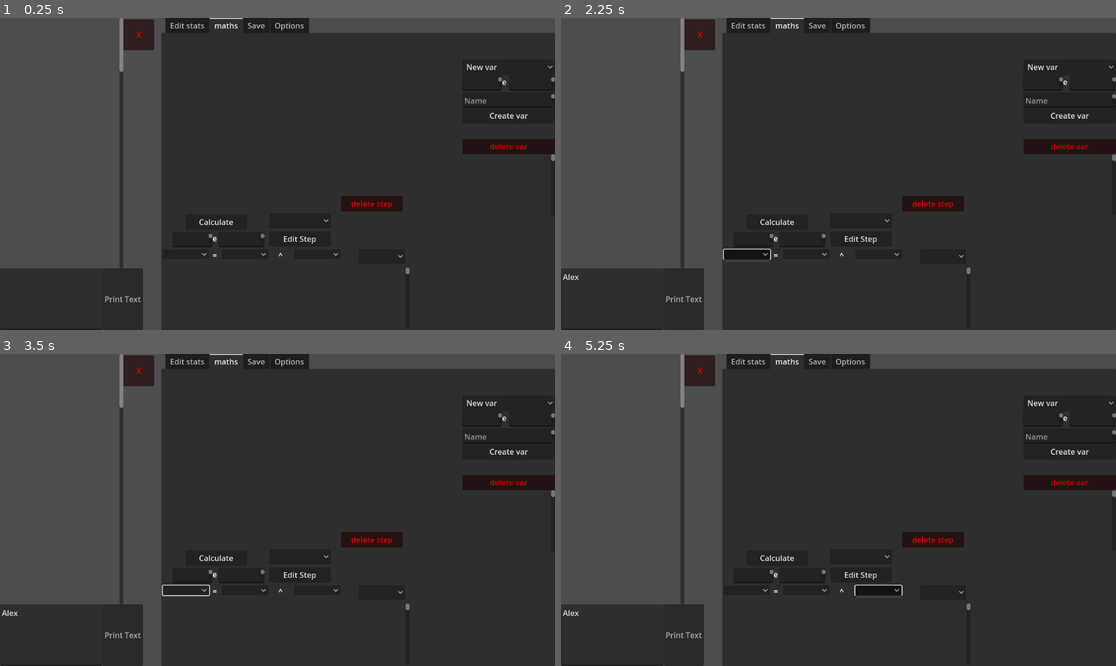
Above: before the commit, frames 1-4 (two rows, left to right).
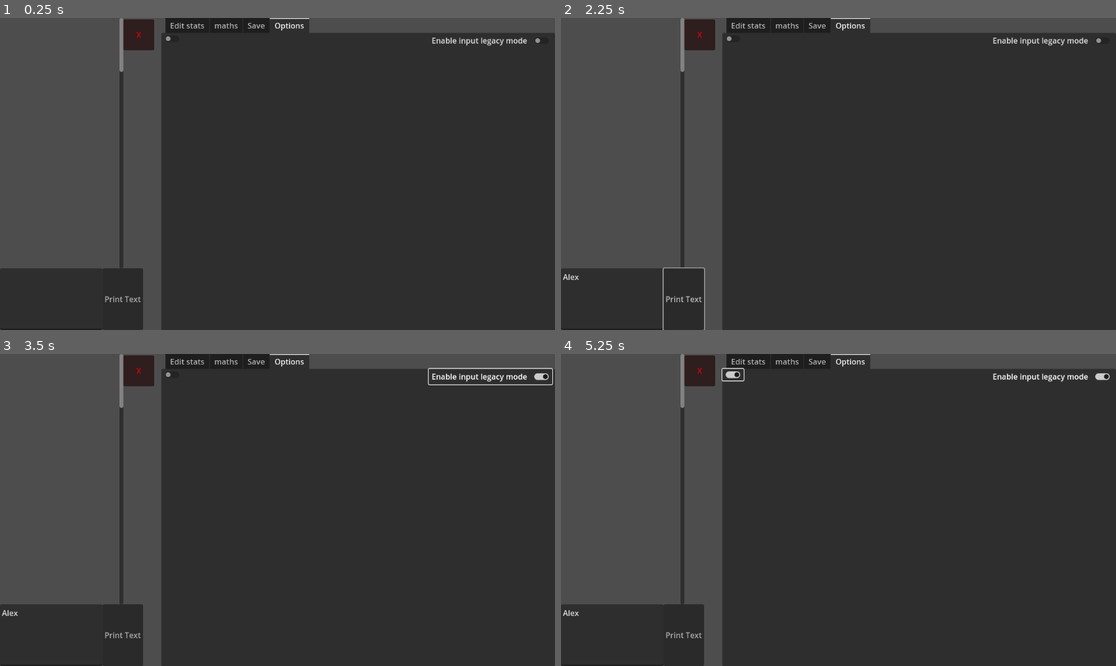
Above: after the commit, the same moments.

Repository: Random31234/huge-numbers-2.0
Game: Godot game, scene res://scenes/main.tscn
Same seed, same stepped clock (60 frames per second), same inputs: the game is played once before the commit and once after it.
Inputs (mouse positions are in pixels of both pictures, inside the frame that each line leads up to):
- Up to frame 1 (0.25 s): no input
- Up to frame 2 (2.25 s): click (610, 298) at 0.52 s; type "Alex" at 0.6 s; click "Print Text" at 1.25 s; click (749, 255) at 2.02 s
- Up to frame 3 (3.5 s): click (488, 375) at 2.75 s, where only the run after the commit has a clickable "Enable input legacy mode"
- Up to frame 4 (5.25 s): click (805, 591) at 3.52 s; click (733, 375) at 4.27 s; click (877, 591) at 5.02 s

The runs differ from the first frame. In frame 1, 2.2% of the frame differs, in the area x 29-100%, y 0-83%; in frame 2, 2.6%; in frame 3, 2.5%; in frame 4, 2.6%, in the area x 28-100%, y 0-83%.

Commit message:
Improvement to ui and patch bugs

Diff:
--- a/scenes/main.tscn
+++ b/scenes/main.tscn
@@ -1,6 +1,6 @@
 [gd_scene load_steps=2 format=3 uid="uid://bsvg48syefxe0"]
 
-[ext_resource type="Script" path="res://scripts/legacyInputMode.gd" id="1_pq12d"]
+[ext_resource type="Script" path="res://scripts/enablerDisabler.gd" id="1_pq12d"]
 
 [node name="Control" type="Control"]
 layout_mode = 3
@@ -52,7 +52,7 @@
 offset_left = 335.0
 offset_right = 1152.0
 offset_bottom = 649.0
-current_tab = 1
+current_tab = 3
 
 [node name="Edit stats" type="Control" parent="TabContainer"]
 visible = false
@@ -181,6 +181,8 @@
 offset_left = 1.0
 offset_right = 1.0
 offset_bottom = -31.0
+grow_horizontal = 2
+grow_vertical = 2
 
 [node name="Number" type="TextEdit" parent="TabContainer/Edit stats/Create stats"]
 layout_mode = 0
@@ -262,47 +264,192 @@
 "
 
 [node name="maths" type="Control" parent="TabContainer"]
+visible = false
 layout_mode = 2
 metadata/_tab_index = 1
 
-[node name="StepsContainer" type="ScrollContainer" parent="TabContainer/maths"]
+[node name="Variables part legacy" type="Control" parent="TabContainer/maths"]
+anchors_preset = 0
+offset_right = 40.0
+offset_bottom = 40.0
+
+[node name="Variable selector" type="OptionButton" parent="TabContainer/maths/Variables part legacy"]
+layout_mode = 0
+offset_left = 625.0
+offset_top = 1.0
+offset_right = 817.0
+offset_bottom = 33.0
+selected = 0
+item_count = 1
+popup/item_0/text = "New var"
+popup/item_0/id = 0
+
+[node name="mantissa" type="TextEdit" parent="TabContainer/maths/Variables part legacy"]
+layout_mode = 0
+offset_left = 624.0
+offset_top = 34.0
+offset_right = 707.0
+offset_bottom = 66.0
+
+[node name="e text" type="RichTextLabel" parent="TabContainer/maths/Variables part legacy"]
+layout_mode = 0
+offset_left = 707.0
+offset_top = 36.0
+offset_right = 718.0
+offset_bottom = 56.0
+text = "e"
+scroll_active = false
+
+[node name="exponent" type="TextEdit" parent="TabContainer/maths/Variables part legacy"]
+layout_mode = 0
+offset_left = 721.0
+offset_top = 34.0
+offset_right = 817.0
+offset_bottom = 66.0
+
+[node name="Name" type="TextEdit" parent="TabContainer/maths/Variables part legacy"]
+layout_mode = 0
+offset_left = 625.0
+offset_top = 69.0
+offset_right = 817.0
+offset_bottom = 101.0
+placeholder_text = "Name"
+
+[node name="create or edit var button" type="Button" parent="TabContainer/maths/Variables part legacy"]
+layout_mode = 0
+offset_left = 625.0
+offset_top = 102.0
+offset_right = 817.0
+offset_bottom = 134.0
+text = "Create var"
+
+[node name="variables" type="ScrollContainer" parent="TabContainer/maths/Variables part legacy"]
+layout_mode = 0
+offset_left = 625.0
+offset_top = 252.0
+offset_right = 817.0
+offset_bottom = 380.0
+
+[node name="VBoxContainer" type="VBoxContainer" parent="TabContainer/maths/Variables part legacy/variables"]
+custom_minimum_size = Vector2(192, 2560)
+layout_mode = 2
+
+[node name="delete var" type="Button" parent="TabContainer/maths/Variables part legacy"]
+modulate = Color(1, 0, 0, 1)
+custom_minimum_size = Vector2(128, 32)
+layout_mode = 0
+offset_left = 625.0
+offset_top = 220.0
+offset_right = 817.0
+offset_bottom = 252.0
+text = "delete var"
+
+[node name="Variables part" type="Control" parent="TabContainer/maths"]
+visible = false
+layout_mode = 3
+anchors_preset = 0
+offset_right = 40.0
+offset_bottom = 40.0
+
+[node name="Variable selector" type="OptionButton" parent="TabContainer/maths/Variables part"]
+layout_mode = 0
+offset_left = 625.0
+offset_top = 2.0
+offset_right = 817.0
+offset_bottom = 34.0
+selected = 0
+item_count = 1
+popup/item_0/text = "New var"
+popup/item_0/id = 0
+
+[node name="Number" type="TextEdit" parent="TabContainer/maths/Variables part"]
+layout_mode = 0
+offset_left = 625.0
+offset_top = 35.0
+offset_right = 817.0
+offset_bottom = 67.0
+placeholder_text = "Number"
+
+[node name="Name" type="TextEdit" parent="TabContainer/maths/Variables part"]
+layout_mode = 0
+offset_left = 625.0
+offset_top = 70.0
+offset_right = 817.0
+offset_bottom = 102.0
+placeholder_text = "Name"
+
+[node name="create or edit var button" type="Button" parent="TabContainer/maths/Variables part"]
+layout_mode = 0
+offset_left = 625.0
+offset_top = 103.0
+offset_right = 817.0
+offset_bottom = 135.0
+text = "Create var"
+
+[node name="variables" type="ScrollContainer" parent="TabContainer/maths/Variables part"]
+layout_mode = 0
+offset_left = 625.0
+offset_top = 252.0
+offset_right = 817.0
+offset_bottom = 380.0
+
+[node name="VBoxContainer" type="VBoxContainer" parent="TabContainer/maths/Variables part/variables"]
+custom_minimum_size = Vector2(192, 2560)
+layout_mode = 2
+
+[node name="delete var" type="Button" parent="TabContainer/maths/Variables part"]
+modulate = Color(1, 0, 0, 1)
+custom_minimum_size = Vector2(128, 32)
+layout_mode = 0
+offset_left = 625.0
+offset_top = 220.0
+offset_right = 817.0
+offset_bottom = 252.0
+text = "delete var"
+
+[node name="calculations legacy" type="Control" parent="TabContainer/maths"]
+anchors_preset = 0
+offset_right = 40.0
+offset_bottom = 40.0
+
+[node name="StepsContainer" type="ScrollContainer" parent="TabContainer/maths/calculations legacy"]
 layout_mode = 0
 offset_left = 3.0
-offset_top = 487.0
+offset_top = 489.0
 offset_right = 515.0
-offset_bottom = 615.0
-
-[node name="VBoxContainer" type="VBoxContainer" parent="TabContainer/maths/StepsContainer"]
+offset_bottom = 617.0
+
+[node name="VBoxContainer" type="VBoxContainer" parent="TabContainer/maths/calculations legacy/StepsContainer"]
 custom_minimum_size = Vector2(512, 2560)
 layout_mode = 2
 
-[node name="output position" type="OptionButton" parent="TabContainer/maths"]
+[node name="output position" type="OptionButton" parent="TabContainer/maths/calculations legacy"]
 layout_mode = 0
 offset_left = 3.0
-offset_top = 450.0
+offset_top = 452.0
 offset_right = 99.0
-offset_bottom = 470.0
-
-[node name="variable 1" type="OptionButton" parent="TabContainer/maths"]
+offset_bottom = 472.0
+
+[node name="variable 1" type="OptionButton" parent="TabContainer/maths/calculations legacy"]
 layout_mode = 0
 offset_left = 126.0
-offset_top = 450.0
+offset_top = 452.0
 offset_right = 222.0
-offset_bottom = 470.0
-
-[node name="variable 2" type="OptionButton" parent="TabContainer/maths"]
+offset_bottom = 472.0
+
+[node name="variable 2" type="OptionButton" parent="TabContainer/maths/calculations legacy"]
 layout_mode = 0
 offset_left = 276.0
-offset_top = 450.0
+offset_top = 452.0
 offset_right = 372.0
-offset_bottom = 470.0
-
-[node name="type of function" type="OptionButton" parent="TabContainer/maths"]
+offset_bottom = 472.0
+
+[node name="type of function" type="OptionButton" parent="TabContainer/maths/calculations legacy"]
 layout_mode = 0
 offset_left = 410.0
-offset_top = 449.0
+offset_top = 451.0
 offset_right = 506.0
-offset_bottom = 480.0
+offset_bottom = 482.0
 item_count = 8
 popup/item_0/text = "+"
 popup/item_0/id = 0
@@ -321,156 +468,80 @@
 popup/item_7/text = "~"
 popup/item_7/id = 7
 
-[node name="equals sign" type="RichTextLabel" parent="TabContainer/maths"]
+[node name="equals sign" type="RichTextLabel" parent="TabContainer/maths/calculations legacy"]
 layout_mode = 0
 offset_left = 102.0
-offset_top = 450.0
+offset_top = 452.0
 offset_right = 122.0
-offset_bottom = 470.0
+offset_bottom = 472.0
 bbcode_enabled = true
 text = " ="
 scroll_active = false
 
-[node name="function symbol" type="RichTextLabel" parent="TabContainer/maths"]
+[node name="function symbol" type="RichTextLabel" parent="TabContainer/maths/calculations legacy"]
 layout_mode = 0
 offset_left = 239.0
-offset_top = 450.0
+offset_top = 452.0
 offset_right = 259.0
-offset_bottom = 470.0
+offset_bottom = 472.0
 bbcode_enabled = true
 text = " ^"
 scroll_active = false
 
-[node name="Create_edit_step_button" type="Button" parent="TabContainer/maths"]
+[node name="Create_edit_step_button" type="Button" parent="TabContainer/maths/calculations legacy"]
 layout_mode = 0
 offset_left = 224.0
-offset_top = 412.0
+offset_top = 414.0
 offset_right = 352.0
-offset_bottom = 444.0
+offset_bottom = 446.0
 text = "Edit Step"
 
-[node name="step selector" type="OptionButton" parent="TabContainer/maths"]
+[node name="step selector" type="OptionButton" parent="TabContainer/maths/calculations legacy"]
 layout_mode = 0
 offset_left = 224.0
-offset_top = 374.0
+offset_top = 376.0
 offset_right = 352.0
-offset_bottom = 406.0
-
-[node name="delete step" type="Button" parent="TabContainer/maths"]
+offset_bottom = 408.0
+
+[node name="delete step" type="Button" parent="TabContainer/maths/calculations legacy"]
 modulate = Color(1, 0, 0, 1)
 layout_mode = 0
-offset_left = 373.0
-offset_top = 339.0
-offset_right = 501.0
-offset_bottom = 371.0
+offset_left = 689.0
+offset_top = 585.0
+offset_right = 817.0
+offset_bottom = 617.0
 text = "delete step"
 
-[node name="calculation button" type="Button" parent="TabContainer/maths"]
+[node name="calculation button" type="Button" parent="TabContainer/maths/calculations legacy"]
 layout_mode = 0
 offset_left = 50.0
-offset_top = 377.0
+offset_top = 379.0
 offset_right = 178.0
-offset_bottom = 409.0
+offset_bottom = 411.0
 text = "Calculate"
 
-[node name="input mantissa" type="TextEdit" parent="TabContainer/maths"]
+[node name="input mantissa" type="TextEdit" parent="TabContainer/maths/calculations legacy"]
 layout_mode = 0
 offset_left = 23.0
-offset_top = 413.0
+offset_top = 415.0
 offset_right = 106.0
-offset_bottom = 445.0
-
-[node name="input e" type="RichTextLabel" parent="TabContainer/maths"]
+offset_bottom = 447.0
+
+[node name="input e" type="RichTextLabel" parent="TabContainer/maths/calculations legacy"]
 layout_mode = 0
 offset_left = 106.0
-offset_top = 415.0
+offset_top = 417.0
 offset_right = 117.0
-offset_bottom = 435.0
+offset_bottom = 437.0
 text = "e"
 scroll_active = false
 
-[node name="input exponent" type="TextEdit" parent="TabContainer/maths"]
+[node name="input exponent" type="TextEdit" parent="TabContainer/maths/calculations legacy"]
 layout_mode = 0
 offset_left = 118.0
-offset_top = 413.0
+offset_top = 415.0
 offset_right = 214.0
-offset_bottom = 445.0
-
-[node name="Variables legacy" type="Control" parent="TabContainer/maths"]
-anchors_preset = 0
-offset_right = 40.0
-offset_bottom = 40.0
-
-[node name="Variable selector" type="OptionButton" parent="TabContainer/maths/Variables legacy"]
-layout_mode = 0
-offset_left = 625.0
-offset_top = 55.0
-offset_right = 817.0
-offset_bottom = 87.0
-selected = 0
-item_count = 1
-popup/item_0/text = "New var"
-popup/item_0/id = 0
-
-[node name="mantissa" type="TextEdit" parent="TabContainer/maths/Variables legacy"]
-layout_mode = 0
-offset_left = 624.0
-offset_top = 88.0
-offset_right = 707.0
-offset_bottom = 120.0
-
-[node name="e text" type="RichTextLabel" parent="TabContainer/maths/Variables legacy"]
-layout_mode = 0
-offset_left = 707.0
-offset_top = 90.0
-offset_right = 718.0
-offset_bottom = 110.0
-text = "e"
-scroll_active = false
-
-[node name="exponent" type="TextEdit" parent="TabContainer/maths/Variables legacy"]
-layout_mode = 0
-offset_left = 721.0
-offset_top = 88.0
-offset_right = 817.0
-offset_bottom = 120.0
-
-[node name="Name" type="TextEdit" parent="TabContainer/maths/Variables legacy"]
-layout_mode = 0
-offset_left = 625.0
-offset_top = 123.0
-offset_right = 817.0
-offset_bottom = 155.0
-placeholder_text = "Name"
-
-[node name="create or edit var button" type="Button" parent="TabContainer/maths/Variables legacy"]
-layout_mode = 0
-offset_left = 625.0
-offset_top = 156.0
-offset_right = 817.0
-offset_bottom = 188.0
-text = "Create var"
-
-[node name="variables" type="ScrollContainer" parent="TabContainer/maths/Variables legacy"]
-layout_mode = 0
-offset_left = 625.0
-offset_top = 252.0
-offset_right = 817.0
-offset_bottom = 380.0
-
-[node name="VBoxContainer" type="VBoxContainer" parent="TabContainer/maths/Variables legacy/variables"]
-custom_minimum_size = Vector2(192, 2560)
-layout_mode = 2
-
-[node name="delete var" type="Button" parent="TabContainer/maths/Variables legacy"]
-modulate = Color(1, 0, 0, 1)
-custom_minimum_size = Vector2(128, 32)
-layout_mode = 0
-offset_left = 625.0
-offset_top = 220.0
-offset_right = 817.0
-offset_bottom = 252.0
-text = "delete var"
+offset_bottom = 447.0
 
 [node name="Save" type="Control" parent="TabContainer"]
 visible = false
@@ -615,7 +686,6 @@
 text = "Delete math"
 
 [node name="Options" type="Control" parent="TabContainer"]
-visible = false
 layout_mode = 2
 metadata/_tab_index = 3
 
@@ -629,17 +699,25 @@
 nonLegacy = [NodePath("../../Edit stats/Create stats"), NodePath("../../Edit stats/Manipulate stats")]
 legacy = [NodePath("../../Edit stats/Create stats legacy"), NodePath("../../Edit stats/Manipulate stats legacy")]
 
+[node name="Calculation legacy mode" type="CheckButton" parent="TabContainer/Options"]
+layout_mode = 0
+offset_right = 44.0
+offset_bottom = 24.0
+script = ExtResource("1_pq12d")
+
 [connection signal="button_down" from="Output System/Button" to="." method="printStats"]
 [connection signal="button_down" from="Termination button" to="." method="terminateSession"]
 [connection signal="button_down" from="TabContainer/Edit stats/Create stats legacy/Button" to="." method="create_stat"]
 [connection signal="button_down" from="TabContainer/Edit stats/Manipulate stats legacy/Button" to="." method="ModifyStatBase"]
 [connection signal="button_down" from="TabContainer/Edit stats/Create stats/Button" to="." method="create_stat"]
 [connection signal="button_down" from="TabContainer/Edit stats/Manipulate stats/Button" to="." method="ModifyStatBase"]
-[connection signal="button_down" from="TabContainer/maths/Create_edit_step_button" to="." method="createEditStep"]
-[connection signal="button_down" from="TabContainer/maths/delete step" to="." method="deleteStep"]
-[connection signal="button_down" from="TabContainer/maths/calculation button" to="." method="calculateThroughSteps"]
-[connection signal="button_down" from="TabContainer/maths/Variables legacy/create or edit var button" to="." method="createEditVariable"]
-[connection signal="button_down" from="TabContainer/maths/Variables legacy/delete var" to="." method="deleteVariable"]
+[connection signal="button_down" from="TabContainer/maths/Variables part legacy/create or edit var button" to="." method="createEditVariable"]
+[connection signal="button_down" from="TabContainer/maths/Variables part legacy/delete var" to="." method="deleteVariable"]
+[connection signal="button_down" from="TabContainer/maths/Variables part/create or edit var button" to="." method="createEditVariable"]
+[connection signal="button_down" from="TabContainer/maths/Variables part/delete var" to="." method="deleteVariable"]
+[connection signal="button_down" from="TabContainer/maths/calculations legacy/Create_edit_step_button" to="." method="createEditStep"]
+[connection signal="button_down" from="TabContainer/maths/calculations legacy/delete step" to="." method="deleteStep"]
+[connection signal="button_down" from="TabContainer/maths/calculations legacy/calculation button" to="." method="calculateThroughSteps"]
 [connection signal="button_down" from="TabContainer/Save/Save stats" to="." method="saveStats"]
 [connection signal="button_down" from="TabContainer/Save/Import sheet" to="." method="importSheet"]
 [connection signal="button_down" from="TabContainer/Save/Save calculation" to="." method="saveMath"]
@@ -650,4 +728,3 @@
 [connection signal="button_down" from="TabContainer/Save/load maths" to="." method="loadMaths"]
 [connection signal="button_down" from="TabContainer/Save/save to new math" to="." method="saveNewMath"]
 [connection signal="button_down" from="TabContainer/Save/delete math" to="." method="deleteMaths"]
-[connection signal="toggled" from="TabContainer/Options/CheckButton" to="TabContainer/Options/CheckButton" method="Toggle"]
--- a/scripts/legacyInputMode.gd
+++ b/scripts/enablerDisabler.gd
@@ -6,8 +6,20 @@
 
 # Called when the node enters the scene tree for the first time.
 func _ready() -> void:
-	var toggled_on = self.toggle_mode
 
+	Toggle(self.button_pressed)
+
+
+# Called every frame. 'delta' is the elapsed time since the previous frame.
+func _process(delta: float) -> void:
+	await(self.toggled)
+	Toggle(self.button_pressed)
+
+
+func Toggle(toggled_o: bool) -> void:
+	print(toggled_o)
+	var toggled_on
+	toggled_on = self.button_pressed
 	if toggled_on == false:
 		for n in nonLegacy:
 			n.process_mode =Node.PROCESS_MODE_INHERIT
@@ -22,25 +34,3 @@
 		for n in legacy:
 			n.process_mode = Node.PROCESS_MODE_INHERIT
 			n.visible = true
-
-
-# Called every frame. 'delta' is the elapsed time since the previous frame.
-func _process(delta: float) -> void:
-	pass
-
-
-func Toggle(toggled_on: bool) -> void:
-	if toggled_on == false:
-		for n in nonLegacy:
-			n.process_mode =Node.PROCESS_MODE_INHERIT
-			n.visible = true
-		for n in legacy:
-			n.process_mode = Node.PROCESS_MODE_DISABLED
-			n.visible = false
-	if toggled_on == true:
-		for n in nonLegacy:
-			n.process_mode = Node.PROCESS_MODE_DISABLED
-			n.visible = false
-		for n in legacy:
-			n.process_mode = Node.PROCESS_MODE_INHERIT
-			n.visible = true
